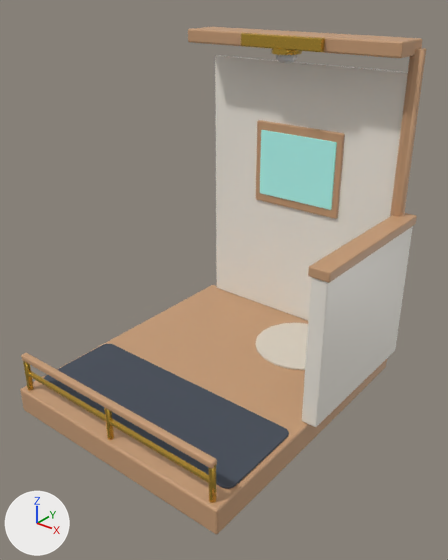
Two versions of the Blender file ArtSource/Blender/WallHabitat/WallHabitat_CubicleBay_Compact.blend, one commit apart.
Both versions are drawn from a camera (50 mm lens) standing at (0.261, -0.36, 0.273) and looking at (0.016, -0.053, 0.083). The axes (+X, +Y, +Z) are drawn at lower left. The lights are the same throughout. The older version comes first.

In view in the first picture: 'WallHabitat_CubicleBay_Compact_Accents', 'WallHabitat_CubicleBay_Compact_Structure'.
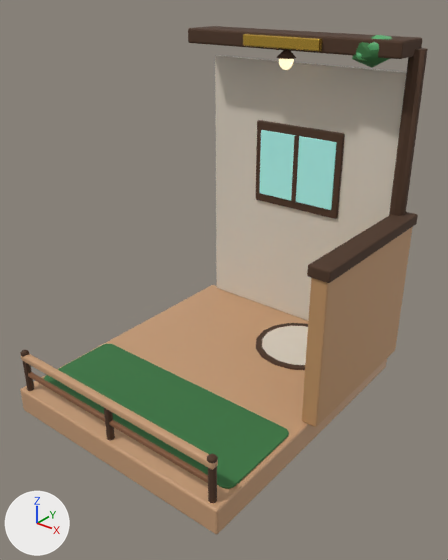
Where the change shows, as pixel boxes (x1, y1, x2, y2) in the pictures (448 x 560 px; the box of a moved part takes in the faces that stretch with it):
'WallHabitat_CubicleBay_Compact_Structure', reshaped: before (20, 27, 426, 534); after (20, 26, 428, 534)
part 1 of me_cube, added (pale yellow): after (262, 326, 308, 365)
part 2 of me_cube, added: after (291, 136, 299, 202)
part 3 of me_cube, added: after (276, 50, 296, 59)
part 4 of me_cube, deleted: before (271, 48, 302, 55)
part 5 of me_cube, moved or reshaped: before (21, 353, 217, 503); after (20, 350, 218, 503)
part 6 of me_cube, moved or reshaped: before (188, 27, 426, 370); after (188, 26, 428, 370)
part 7 of me_cube, shading changed: before (25, 362, 32, 391); after (25, 362, 33, 391)
part 8 of me_cube, recoloured: (188, 30, 426, 283) in both
part 9 of me_cube, recoloured (greyish blue to dark green): (44, 344, 289, 489) in both
part 10 of me_cube, recoloured (white to pale yellow): (215, 55, 407, 321) in both
part 11 of me_cube, recoloured (white to orange): (302, 227, 413, 427) in both
part 12 of me_cube, recoloured: (23, 361, 212, 503) in both
part 13 of me_cube, recoloured: (30, 372, 208, 478) in both

The change, as a diff of the scene's bpy script:
```diff
--- a/ArtSource/Blender/WallHabitat/WallHabitat_CubicleBay_Compact.blend.py
+++ b/ArtSource/Blender/WallHabitat/WallHabitat_CubicleBay_Compact.blend.py
@@ mat_mat_lampglow @@
 mat_mat_lampglow.base_color = (0.604, 0.604, 0.604)  # light grey #cccccc
+mat_mat_lampglow.emission_strength = 0.85
@@ mat_mat_treebark @@
+mat_mat_treebark = principled_material('Mat_TreeBark')
+mat_mat_treebark.base_color = (0.0757, 0.0347, 0.0163)  # brown #4e3422
+mat_mat_treebark.roughness = 0.85
@@ mat_mat_leathersatchel @@
+mat_mat_leathersatchel = principled_material('Mat_LeatherSatchel')
+mat_mat_leathersatchel.base_color = (0.233, 0.1, 0.0432)  # brown #85593b
+mat_mat_leathersatchel.roughness = 0.55
@@ mat_mat_cardboardbox @@
+mat_mat_cardboardbox = principled_material('Mat_CardboardBox')
+mat_mat_cardboardbox.base_color = (0.538, 0.296, 0.133)  # orange #c29466
+mat_mat_cardboardbox.roughness = 0.62
@@ mat_mat_forestmoss @@
+mat_mat_forestmoss = principled_material('Mat_ForestMoss')
+mat_mat_forestmoss.base_color = (0.038, 0.179, 0.0509)  # dark green #377540
+mat_mat_forestmoss.roughness = 0.78
@@ me_cube @@
 # used by ob_wallhabitat_cubiclebay_compact_structure; parent = ob_wallhabitat_cubiclebay_compact; location = (0.0, 0.045, -0.01)
-me_cube.from_pydata(...)  # 928 vertices, 832 faces; spans x -0.102..0.094, y -0.112..0.112, z -0.01..0.248
+me_cube.from_pydata(...)  # 1108 vertices, 1040 faces; spans x -0.103..0.094, y -0.112..0.112, z -0.01..0.251
+# me_cube part 1: a new loose piece, a 16-sided cylinder along z spanning x -0.066..-0.0042, y -0.0984..-0.0366, z 0.01..0.0115, in mat_mat_warmbeige (pale yellow #dfd5c6)
+# me_cube part 2: the loose piece of 56 vertices spanning x -0.035..0.035, y -0.109..-0.105, z 0.118..0.172 is copied, and the copy is scaled about its middle by (0.0511, 1.22, 1), then moved by (0.0, 0.001, 0.0), in mat_mat_treebark (brown #4e3422); it spans x -0.002..0.002, y -0.109..-0.104, z 0.118..0.172
+# me_cube part 3: a new loose piece, a 10-sided cut cone along z (radius 0.0075 at the low end, 0.0025 at the high end) spanning x -0.0071..0.0071, y -0.092..-0.077, z 0.232..0.237, in mat_mat_treebark (brown #4e3422)
+# me_cube part 4: the loose piece of 24 vertices spanning x -0.011..0.011, y -0.095..-0.073, z 0.235..0.239 is deleted
+# me_cube part 5: 31 vertices moved within x -0.089..0.089, y 0.105..0.11, z 0.01..0.04; 82 vertices removed from x -0.089..0.089, y 0.105..0.11, z 0.01..0.041; 138 vertices added at x -0.09..0.09, y 0.104..0.111, z 0.01..0.044
+# me_cube part 6: 51 vertices moved from x -0.102..0.089, y -0.112..0.016, z 0.01..0.248 to x -0.103..0.089, y -0.112..0.016, z 0.01..0.248; 55 vertices removed from x -0.089..0.089, y -0.11..-0.032, z 0.01..0.248; 83 vertices added at x -0.089..0.089, y -0.11..-0.032, z 0.01..0.251
+# me_cube part 7: 2 kept faces spanning x -0.086..0.086, y 0.108..0.109, z 0.01..0.038 are now shaded flat
+# me_cube part 8: 154 faces spanning x -0.103..0.09, y -0.112..0.016, z 0.01..0.249 switch from mat_mat_warmwood (brown #c89d77) to mat_mat_treebark (brown #4e3422)
+# me_cube part 9: 262 faces spanning x -0.091..0.091, y 0.028..0.097, z 0.01..0.012 switch from mat_mat_feltslate (greyish blue #424a57) to mat_mat_forestmoss (dark green #377540)
+# me_cube part 10: 54 faces spanning x -0.086..0.086, y -0.112..-0.108, z 0.01..0.226 switch from mat_mat_creamceramic (white #f4eee4) to mat_mat_warmbeige (pale yellow #dfd5c6)
+# me_cube part 11: 54 faces spanning x -0.101..-0.089, y -0.111..0.014, z 0.01..0.12 switch from mat_mat_creamceramic (white #f4eee4) to mat_mat_cardboardbox (orange #c29466)
+# me_cube part 12: 10 faces spanning x -0.089..0.089, y 0.105..0.11, z 0.01..0.038 switch from mat_mat_brass (yellow #d9b047) to mat_mat_treebark (brown #4e3422)
+# me_cube part 13: 5 faces spanning x -0.087..0.087, y 0.107..0.108, z 0.023..0.026 switch from mat_mat_brass (yellow #d9b047) to mat_mat_leathersatchel (brown #85593b)
+# other edits to the shape of me_cube do not show in these pictures
 me_cube.materials.append(mat_mat_chamberglass)
+me_cube.materials.append(mat_mat_plantgreen)  # green #57b070
```
